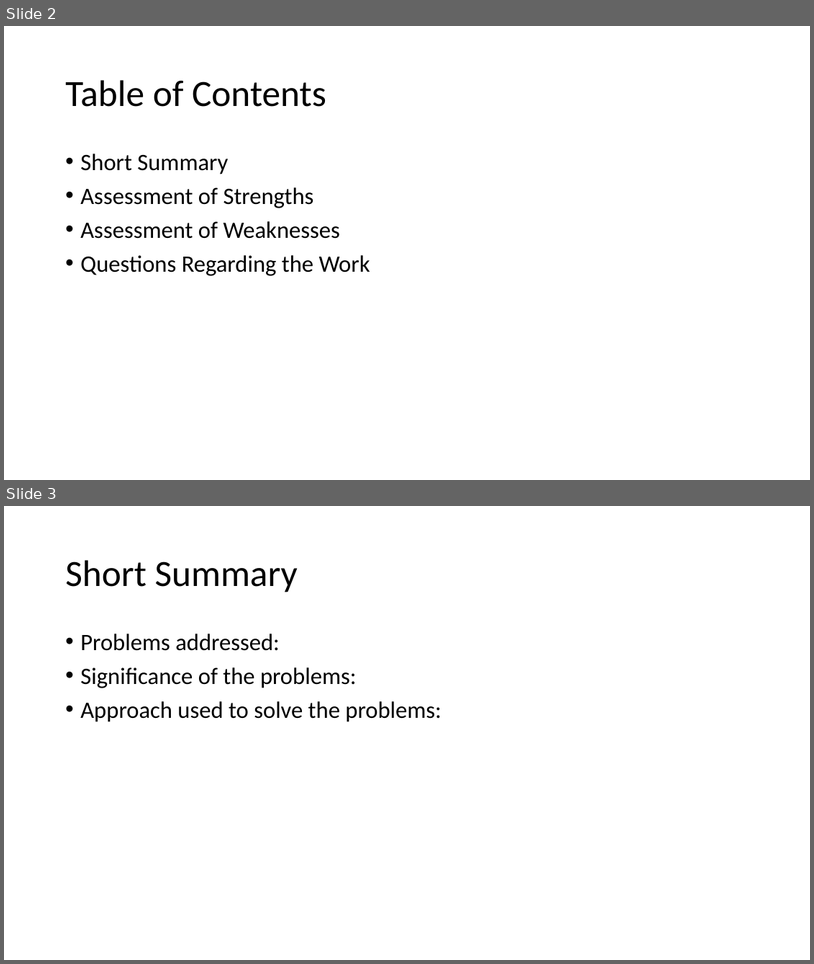
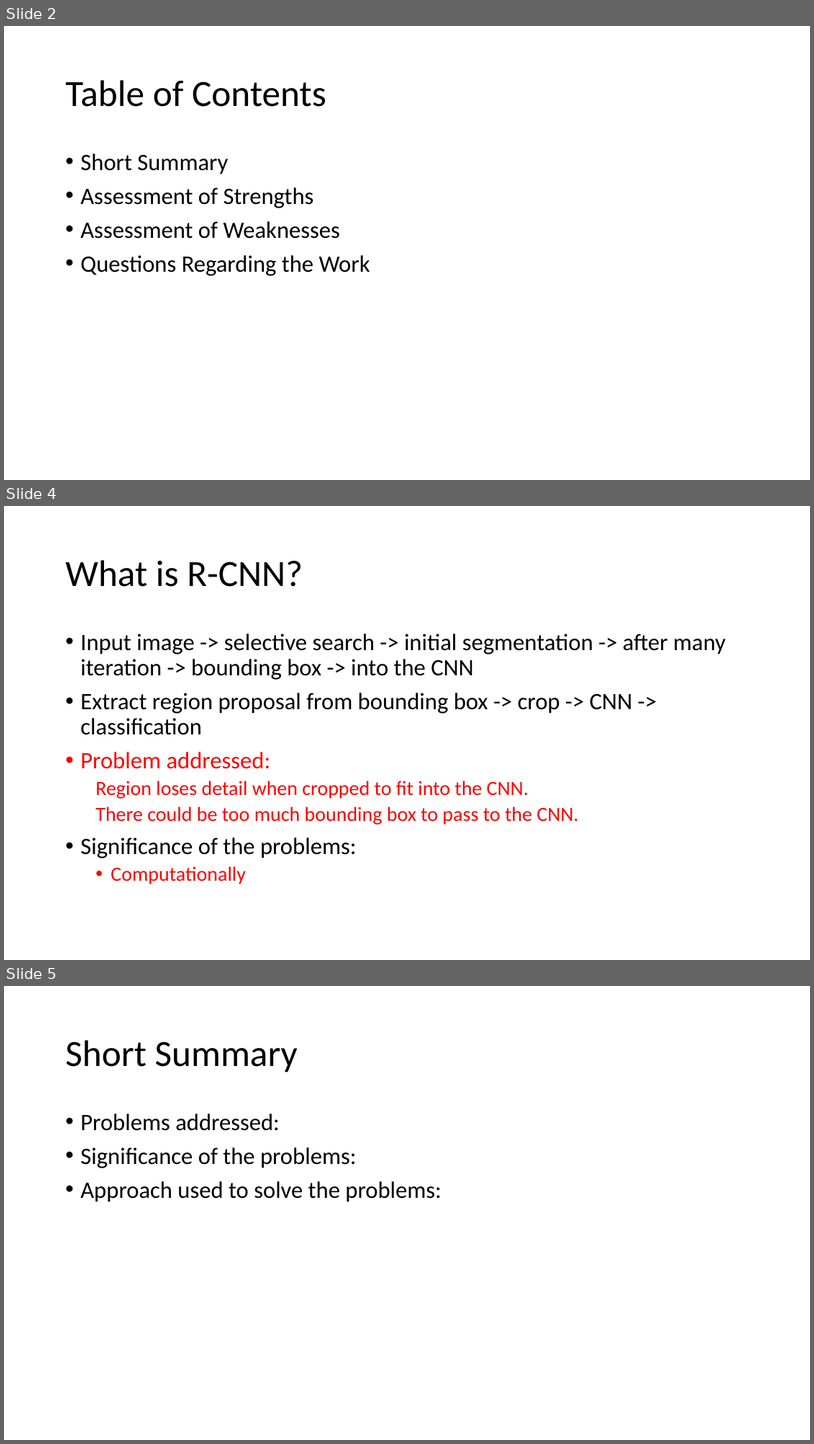
Before and after one commit to cho-minsung/multiDSP, a slide deck: Paper/Fast R-CNN.pptx. Shown one above the other, each under a label of ours: slides 2 and 3 before the commit, slides 2, 4 and 5 after it; the slides between them are not shown. The pictures are 814x964 and 814x1444 pixels, drawn with LibreOffice and Linux fonts; fonts in the diff are those of the drawing. Boxes give left, top, right and bottom in pixels: in the first picture for what was removed or moved away, otherwise in the second. Text is boxed around its words. In the diff, an @@ line names an element or a change of style, - is before the commit and + after.

```diff
--- a/Paper/Fast R-CNN.pptx
+++ b/Paper/Fast R-CNN.pptx
@@ slide 4 added at box(4, 506, 810, 960), background #FFFFFF @@
@@ title added at box(65, 560, 303, 587), 44 pt, text #000000 @@
+What is R-CNN?
@@ text added at box(80, 633, 726, 884), 28 pt, text #000000 @@
+• Input image -> selective search -> initial segmentation -> after many iteration -> bounding box -> into the CNN
+• Extract region proposal from bounding box -> crop -> CNN -> classification
+• Problem addressed:
+  Region loses detail when cropped to fit into the CNN.
+  There could be too much bounding box to pass to the CNN.
+• Significance of the problems:
+  • Computationally
@@ what was slide 3 is now slide 5 @@
```
Also in this commit, not shown: 1 other slide added.
